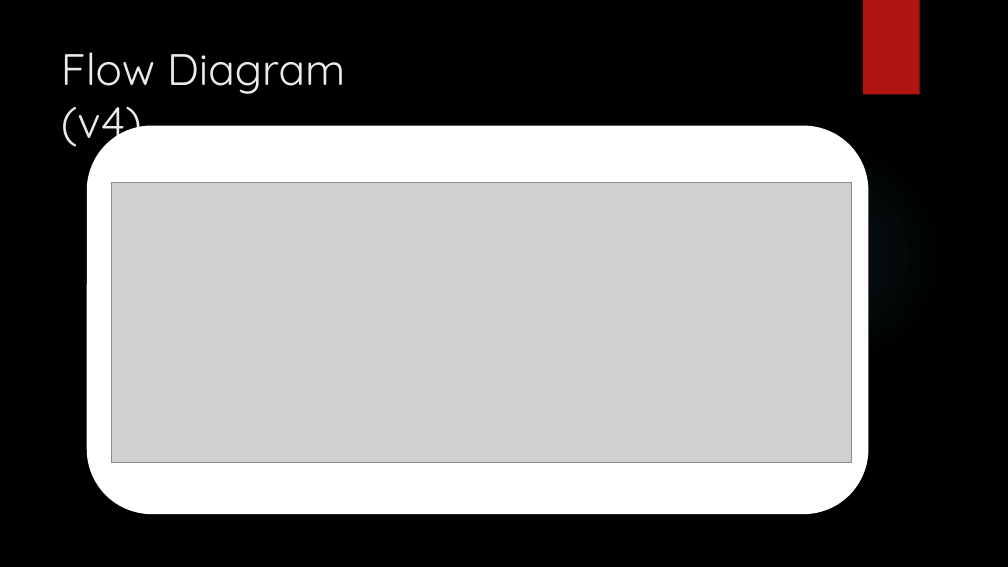
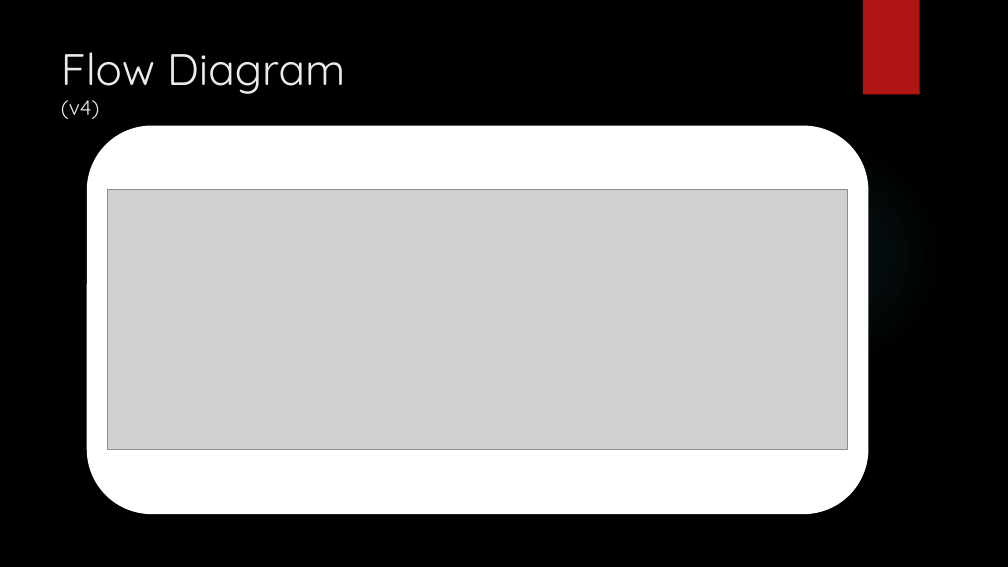
Before and after one commit to mattbulley/Team-Infinite, a slide deck: slide 7 of v4/documentation/Presentation_v4.pptx (slide 6 before the commit). Drawn at 1008x567 pixels with LibreOffice and Linux fonts; fonts in the diff are those of the drawing; grey boxes stand for pictures; background and template pictures are left out. Boxes give left, top, right and bottom in pixels: in the first picture for what was removed or moved away, otherwise in the second. Text is boxed around its words. In the diff, an @@ line names an element or a change of style, - is before the commit and + after.

Commit message:
v4: presentation & flow update

```diff
--- a/v4/documentation/Presentation_v4.pptx
+++ b/v4/documentation/Presentation_v4.pptx
@@ title "Flow Diagram (v4)" at box(61, 52, 345, 119): size 42 to 20 pt in "(v4)" @@
@@ picture: place and size @@
-picture at box(112, 182, 851, 462)
+picture at box(108, 190, 848, 450)
```
Also in this commit, not shown: 1 other slide changed, 3 slides added, 1 other file.
